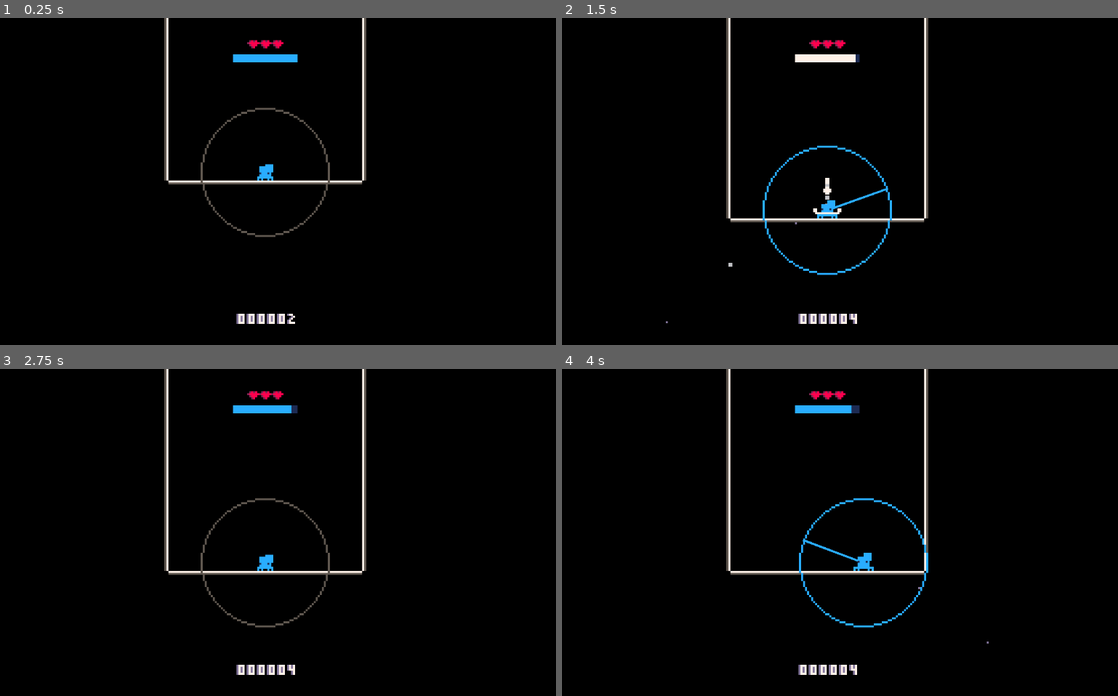
Above: before the commit, frames 1-4 (two rows, left to right).
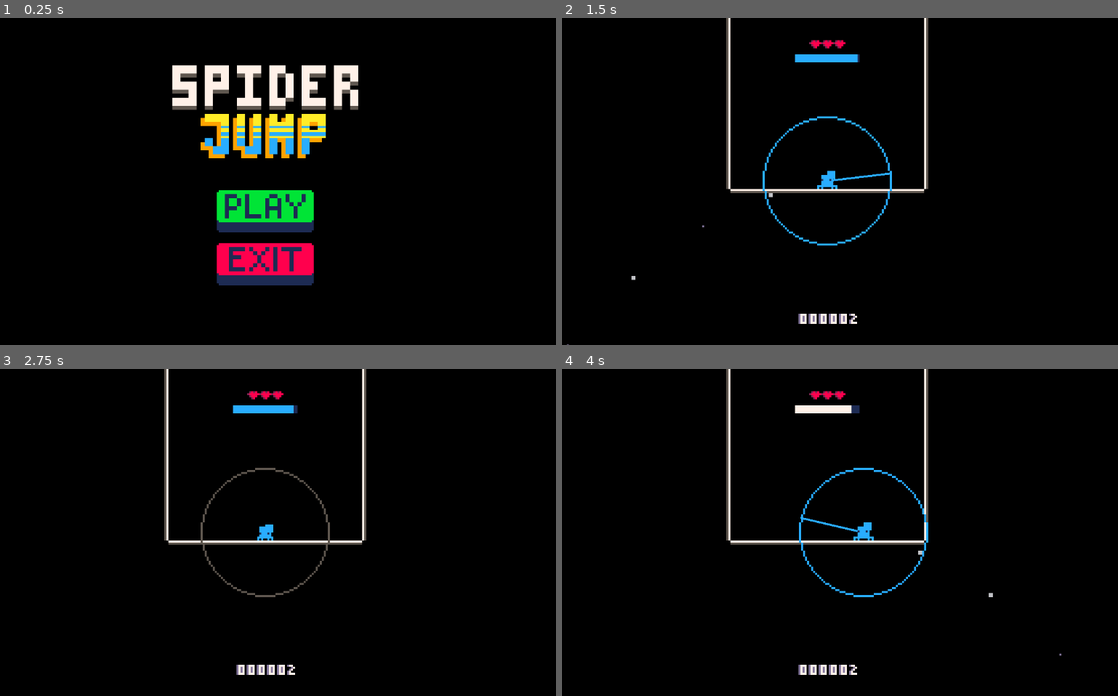
Above: after the commit, the same moments.

Repository: Flamenccio/spider-jump
Game: Godot game, scene res://scenes/main_menu.tscn
Same seed, same stepped clock (60 frames per second), same inputs: the game is played once before the commit and once after it. Before the commit the project starts from res://scenes/game.tscn. The engine's default icon, where the game draws it, is replaced by a stand-in: a white triangle on a blue panel in a dark square.
Inputs (mouse positions are in pixels of both pictures, inside the frame that each line leads up to):
- Up to frame 1 (0.25 s): no input
- Up to frame 2 (1.5 s): click (828, 210) at 0.52 s; tap Enter at 1.25 s; move the mouse to (956, 165) at 1.27 s; press the mouse at (956, 165) at 1.28 s; hold D (move_right) from 1.28 s (still down)
- Up to frame 3 (2.75 s): release D (move_right) at 2 s; release the mouse at (394, 516) at 2 s; drag from (150, 548) to (266, 424) at 2.02 s
- Up to frame 4 (4 s): move the mouse to (884, 460) at 2.77 s; hold D (move_right) 2.78-3.5 s; tap Delete at 2.85 s; drag from (795, 597) to (650, 483) at 3.52 s

The runs differ from the first frame. In frame 1, 12% of the frame differs, in the area x 29-66%, y 0-94%; in frame 2, 2.8%; in frame 3, 2.1%; in frame 4, 2.6%.

Commit message:
make title screen

Diff:
--- a/project.godot
+++ b/project.godot
@@ -11,8 +11,8 @@
 [application]
 
 config/name="spider-jump"
-run/main_scene="uid://c3vqs430qpt8w"
-config/features=PackedStringArray("4.4", "Mobile")
+run/main_scene="uid://ive8w8v858du"
+config/features=PackedStringArray("4.5", "Mobile")
 config/icon="res://sprites/icon.svg"
 
 [autoload]
--- a/resources/default_loot_box.tres
+++ b/resources/default_loot_box.tres
@@ -64,7 +64,6 @@
 script = ExtResource("1_uehea")
 loot_item = ExtResource("16_6mj5w")
 loot_chance = 0.354573
-minimum_level = 0
 metadata/_custom_type_script = "uid://bc3fsl7qhsokp"
 
 [resource]
--- a/resources/items/yumfly.tres
+++ b/resources/items/yumfly.tres
@@ -94,8 +94,6 @@
 [resource]
 script = ExtResource("1_wgnf6")
 item_id = "yum_fly"
-sprites = Array[Texture2D]([])
 sprite_frames = Array[SpriteFrames]([SubResource("SpriteFrames_4cg67"), SubResource("SpriteFrames_hmm55")])
 collision_shape = ExtResource("1_28nu7")
-is_powerup = false
 metadata/_custom_type_script = "uid://dp5tc34634vtw"
--- a/resources/powerups/antibug.tres
+++ b/resources/powerups/antibug.tres
@@ -12,7 +12,6 @@
 script = ExtResource("1_30a3b")
 item_id = "antibug"
 sprites = Array[Texture2D]([SubResource("AtlasTexture_ih772")])
-sprite_frames = Array[SpriteFrames]([])
 collision_shape = ExtResource("1_nu1u1")
 is_powerup = true
 metadata/_custom_type_script = "uid://dp5tc34634vtw"
--- a/resources/powerups/blinkfly.tres
+++ b/resources/powerups/blinkfly.tres
@@ -12,7 +12,6 @@
 script = ExtResource("1_5fx6i")
 item_id = "blinkfly"
 sprites = Array[Texture2D]([SubResource("AtlasTexture_ih772")])
-sprite_frames = Array[SpriteFrames]([])
 collision_shape = ExtResource("1_o76xi")
 is_powerup = true
 metadata/_custom_type_script = "uid://dp5tc34634vtw"
--- a/resources/powerups/bubblebee.tres
+++ b/resources/powerups/bubblebee.tres
@@ -12,7 +12,6 @@
 script = ExtResource("1_sgsw8")
 item_id = "bubblebee"
 sprites = Array[Texture2D]([SubResource("AtlasTexture_ih772")])
-sprite_frames = Array[SpriteFrames]([])
 collision_shape = ExtResource("1_1dprt")
 is_powerup = true
 metadata/_custom_type_script = "uid://dp5tc34634vtw"
--- a/resources/powerups/heavy_beetle.tres
+++ b/resources/powerups/heavy_beetle.tres
@@ -12,7 +12,6 @@
 script = ExtResource("1_ochsh")
 item_id = "heavy_beetle"
 sprites = Array[Texture2D]([SubResource("AtlasTexture_ih772")])
-sprite_frames = Array[SpriteFrames]([])
 collision_shape = ExtResource("1_iifr2")
 is_powerup = true
 metadata/_custom_type_script = "uid://dp5tc34634vtw"
--- a/resources/powerups/hopperpop.tres
+++ b/resources/powerups/hopperpop.tres
@@ -12,7 +12,6 @@
 script = ExtResource("1_w85bi")
 item_id = "hopperpop"
 sprites = Array[Texture2D]([SubResource("AtlasTexture_0okvd")])
-sprite_frames = Array[SpriteFrames]([])
 collision_shape = ExtResource("1_k2q6a")
 is_powerup = true
 metadata/_custom_type_script = "uid://dp5tc34634vtw"
--- a/resources/powerups/hoverfly.tres
+++ b/resources/powerups/hoverfly.tres
@@ -12,7 +12,6 @@
 script = ExtResource("1_h4nem")
 item_id = "hoverfly"
 sprites = Array[Texture2D]([SubResource("AtlasTexture_ih772")])
-sprite_frames = Array[SpriteFrames]([])
 collision_shape = ExtResource("1_0u0un")
 is_powerup = true
 metadata/_custom_type_script = "uid://dp5tc34634vtw"
--- a/resources/powerups/super_grub.tres
+++ b/resources/powerups/super_grub.tres
@@ -12,7 +12,6 @@
 script = ExtResource("1_ccifi")
 item_id = "super_grub"
 sprites = Array[Texture2D]([SubResource("AtlasTexture_ih772")])
-sprite_frames = Array[SpriteFrames]([])
 collision_shape = ExtResource("1_slxd3")
 is_powerup = true
 metadata/_custom_type_script = "uid://dp5tc34634vtw"
--- a/scenes/game.tscn
+++ b/scenes/game.tscn
@@ -37,7 +37,6 @@
 script = ExtResource("11_bhx41")
 decoration_name = "level_up_platform"
 scene = ExtResource("12_qnb83")
-difficulty_level = 0
 metadata/_custom_type_script = "uid://bysji3wvke32e"
 
 [sub_resource type="AtlasTexture" id="AtlasTexture_suyxu"]
--- a/scenes/level_builder.tscn
+++ b/scenes/level_builder.tscn
@@ -119,7 +119,6 @@
 script = ExtResource("5_1jlcl")
 packed_scene = ExtResource("4_jfcp0")
 local_position = Vector2(-36, -48)
-local_rotation = 0.0
 local_properties = {
 "loot_table": ExtResource("7_6t8vq")
 }
@@ -128,7 +127,6 @@
 script = ExtResource("5_1jlcl")
 packed_scene = ExtResource("4_jfcp0")
 local_position = Vector2(28, -48)
-local_rotation = 0.0
 local_properties = {
 "loot_table": ExtResource("7_6t8vq")
 }
@@ -137,7 +135,6 @@
 script = ExtResource("5_1jlcl")
 packed_scene = ExtResource("4_jfcp0")
 local_position = Vector2(-4, -87)
-local_rotation = 0.0
 local_properties = {
 "loot_table": ExtResource("7_6t8vq")
 }
@@ -146,7 +143,6 @@
 script = ExtResource("5_1jlcl")
 packed_scene = ExtResource("4_jfcp0")
 local_position = Vector2(-28, -127)
-local_rotation = 0.0
 local_properties = {
 "loot_table": ExtResource("7_6t8vq")
 }
@@ -155,7 +151,6 @@
 script = ExtResource("5_1jlcl")
 packed_scene = ExtResource("4_jfcp0")
 local_position = Vector2(4, -166)
-local_rotation = 0.0
 local_properties = {
 "loot_table": ExtResource("7_6t8vq")
 }
@@ -164,7 +159,6 @@
 script = ExtResource("5_1jlcl")
 packed_scene = ExtResource("4_jfcp0")
 local_position = Vector2(-36, -206)
-local_rotation = 0.0
 local_properties = {
 "loot_table": ExtResource("7_6t8vq")
 }
@@ -173,7 +167,6 @@
 script = ExtResource("5_1jlcl")
 packed_scene = ExtResource("4_jfcp0")
 local_position = Vector2(28, -206)
-local_rotation = 0.0
 local_properties = {
 "loot_table": ExtResource("7_6t8vq")
 }
@@ -182,7 +175,6 @@
 script = ExtResource("5_1jlcl")
 packed_scene = ExtResource("4_jfcp0")
 local_position = Vector2(-4, -246)
-local_rotation = 0.0
 local_properties = {
 "loot_table": ExtResource("7_6t8vq")
 }
@@ -191,7 +183,6 @@
 script = ExtResource("5_1jlcl")
 packed_scene = ExtResource("4_jfcp0")
 local_position = Vector2(-28, -286)
-local_rotation = 0.0
 local_properties = {
 "loot_table": ExtResource("7_6t8vq")
 }
@@ -200,7 +191,6 @@
 script = ExtResource("5_1jlcl")
 packed_scene = ExtResource("4_jfcp0")
 local_position = Vector2(36, -286)
-local_rotation = 0.0
 local_properties = {
 "loot_table": ExtResource("7_6t8vq")
 }
@@ -209,7 +199,6 @@
 script = ExtResource("5_1jlcl")
 packed_scene = ExtResource("4_jfcp0")
 local_position = Vector2(4, -326)
-local_rotation = 0.0
 local_properties = {
 "loot_table": ExtResource("7_6t8vq")
 }
@@ -218,7 +207,6 @@
 script = ExtResource("5_1jlcl")
 packed_scene = ExtResource("4_jfcp0")
 local_position = Vector2(36, -127)
-local_rotation = 0.0
 local_properties = {
 "loot_table": ExtResource("7_6t8vq")
 }
--- /dev/null
+++ b/scenes/main_menu.tscn
@@ -0,0 +1,108 @@
+[gd_scene load_steps=11 format=3 uid="uid://ive8w8v858du"]
+
+[ext_resource type="Script" uid="uid://sfl4mrieo753" path="res://scripts/ui/main_menu.gd" id="1_bqqt6"]
+[ext_resource type="Texture2D" uid="uid://dp2wmxagsoqx3" path="res://sprites/title_screen_elements-Sheet.png" id="1_l6cm7"]
+[ext_resource type="Texture2D" uid="uid://dbs0f2vbqjyh3" path="res://sprites/title_screen_buttons.png" id="2_ekxnf"]
+
+[sub_resource type="AtlasTexture" id="AtlasTexture_rtw2f"]
+atlas = ExtResource("2_ekxnf")
+region = Rect2(64, 0, 48, 21)
+
+[sub_resource type="AtlasTexture" id="AtlasTexture_oa1go"]
+atlas = ExtResource("2_ekxnf")
+region = Rect2(64, 64, 48, 21)
+
+[sub_resource type="AtlasTexture" id="AtlasTexture_tbmy8"]
+atlas = ExtResource("2_ekxnf")
+region = Rect2(64, 32, 48, 21)
+
+[sub_resource type="AtlasTexture" id="AtlasTexture_bqqt6"]
+atlas = ExtResource("2_ekxnf")
+region = Rect2(112, 0, 48, 21)
+
+[sub_resource type="AtlasTexture" id="AtlasTexture_wu84c"]
+atlas = ExtResource("2_ekxnf")
+region = Rect2(112, 64, 48, 21)
+
+[sub_resource type="AtlasTexture" id="AtlasTexture_8ln24"]
+atlas = ExtResource("2_ekxnf")
+region = Rect2(112, 32, 48, 21)
+
+[sub_resource type="AtlasTexture" id="AtlasTexture_ekxnf"]
+atlas = ExtResource("1_l6cm7")
+region = Rect2(0, 0, 92, 46)
+
+[node name="MainMenu" type="Control"]
+layout_mode = 3
+anchors_preset = 15
+anchor_right = 1.0
+anchor_bottom = 1.0
+grow_horizontal = 2
+grow_vertical = 2
+script = ExtResource("1_bqqt6")
+
+[node name="ExitButton" type="TextureButton" parent="."]
+layout_mode = 1
+anchors_preset = 8
+anchor_left = 0.5
+anchor_top = 0.5
+anchor_right = 0.5
+anchor_bottom = 0.5
+offset_left = -24.0
+offset_top = 152.0
+offset_right = 24.0
+offset_bottom = 173.0
+grow_horizontal = 2
+grow_vertical = 2
+scale = Vector2(4, 4)
+pivot_offset = Vector2(24, 10)
+texture_normal = SubResource("AtlasTexture_rtw2f")
+texture_pressed = SubResource("AtlasTexture_oa1go")
+texture_hover = SubResource("AtlasTexture_tbmy8")
+
+[node name="PlayButton" type="TextureButton" parent="."]
+layout_mode = 1
+anchors_preset = 8
+anchor_left = 0.5
+anchor_top = 0.5
+anchor_right = 0.5
+anchor_bottom = 0.5
+offset_left = -24.0
+offset_top = 47.0
+offset_right = 24.0
+offset_bottom = 68.0
+grow_horizontal = 2
+grow_vertical = 2
+scale = Vector2(4, 4)
+pivot_offset = Vector2(24, 10)
+texture_normal = SubResource("AtlasTexture_bqqt6")
+texture_pressed = SubResource("AtlasTexture_wu84c")
+texture_hover = SubResource("AtlasTexture_8ln24")
+
+[node name="TitleSprite" type="TextureRect" parent="."]
+layout_mode = 1
+anchors_preset = 8
+anchor_left = 0.5
+anchor_top = 0.5
+anchor_right = 0.5
+anchor_bottom = 0.5
+offset_left = -46.0
+offset_top = -161.0
+offset_right = 46.0
+offset_bottom = -115.0
+grow_horizontal = 2
+grow_vertical = 2
+scale = Vector2(4, 4)
+pivot_offset = Vector2(46, 23)
+texture = SubResource("AtlasTexture_ekxnf")
+
+[node name="SecretButton" type="TextureButton" parent="."]
+layout_mode = 0
+offset_left = 392.0
+offset_top = 36.0
+offset_right = 760.0
+offset_bottom = 220.0
+button_mask = 2
+
+[connection signal="pressed" from="ExitButton" to="." method="_quit_game"]
+[connection signal="pressed" from="PlayButton" to="." method="_load_arcade"]
--- /dev/null
+++ b/scripts/ui/main_menu.gd
@@ -0,0 +1,13 @@
+extends Control
+
+const ARCADE_GAME_UID = "uid://c3vqs430qpt8w"
+
+func _load_arcade() -> void:
+	var path = ResourceUID.uid_to_path(ARCADE_GAME_UID)
+	if get_tree().change_scene_to_file(path) != OK:
+		push_error("main menu: something went wrong!")
+
+
+func _quit_game() -> void:
+	get_tree().root.propagate_notification(NOTIFICATION_WM_CLOSE_REQUEST)
+	get_tree().quit()
--- a/state_machines/player.tres
+++ b/state_machines/player.tres
@@ -75,8 +75,6 @@
 script = ExtResource("5_6y1cm")
 from = "Entry"
 to = "Hover"
-conditions = {}
-priority = 0
 
 [sub_resource type="Resource" id="Resource_acxwh"]
 script = ExtResource("4_gbx1n")
@@ -91,12 +89,9 @@
 conditions = {
 "powerup": SubResource("Resource_acxwh")
 }
-priority = 0
 
 [sub_resource type="Resource" id="Resource_cu227"]
 script = ExtResource("3_10p3u")
-value = false
-comparation = 0
 name = "flying"
 
 [sub_resource type="Resource" id="Resource_okt1n"]
@@ -106,7 +101,6 @@
 conditions = {
 "flying": SubResource("Resource_cu227")
 }
-priority = 0
 
 [sub_resource type="Resource" id="Resource_kxcq3"]
 script = ExtResource("4_gbx1n")
@@ -121,12 +115,10 @@
 conditions = {
 "powerup": SubResource("Resource_kxcq3")
 }
-priority = 0
 
 [sub_resource type="Resource" id="Resource_t0krm"]
 script = ExtResource("3_10p3u")
 value = true
-comparation = 0
 name = "flying"
 
 [sub_resource type="Resource" id="Resource_or4rm"]
@@ -136,7 +128,6 @@
 conditions = {
 "flying": SubResource("Resource_t0krm")
 }
-priority = 0
 
 [sub_resource type="Resource" id="Resource_v7luo"]
 script = ExtResource("1_ridqv")
@@ -165,7 +156,6 @@
 [sub_resource type="Resource" id="Resource_10p3u"]
 script = ExtResource("4_gbx1n")
 value = "none"
-comparation = 0
 name = "powerup"
 
 [sub_resource type="Resource" id="Resource_pv58n"]
@@ -175,12 +165,10 @@
 conditions = {
 "powerup": SubResource("Resource_10p3u")
 }
-priority = 0
 
 [sub_resource type="Resource" id="Resource_cydmp"]
 script = ExtResource("4_gbx1n")
 value = "hoverfly"
-comparation = 0
 name = "powerup"
 
 [sub_resource type="Resource" id="Resource_jai2h"]
@@ -190,14 +178,11 @@
 conditions = {
 "powerup": SubResource("Resource_cydmp")
 }
-priority = 0
 
 [sub_resource type="Resource" id="Resource_7okp4"]
 script = ExtResource("5_6y1cm")
 from = "Hoverfly"
 to = "Exit"
-conditions = {}
-priority = 0
 
 [sub_resource type="Resource" id="Resource_dgmrv"]
 script = ExtResource("1_ridqv")
@@ -220,20 +205,16 @@
 
 [sub_resource type="Resource" id="Resource_gl8cc"]
 script = ExtResource("3_10p3u")
-value = false
-comparation = 0
 name = "aim"
 
 [sub_resource type="Resource" id="Resource_t4otl"]
 script = ExtResource("4_gbx1n")
 value = "air"
-comparation = 0
 name = "ground_type"
 
 [sub_resource type="Resource" id="Resource_md1ol"]
 script = ExtResource("3_10p3u")
 value = true
-comparation = 0
 name = "jump"
 
 [sub_resource type="Resource" id="Resource_a38lo"]
@@ -245,18 +226,13 @@
 "ground_type": SubResource("Resource_t4otl"),
 "jump": SubResource("Resource_md1ol")
 }
-priority = 0
 
 [sub_resource type="Resource" id="Resource_bj30b"]
 script = ExtResource("3_10p3u")
-value = false
-comparation = 0
 name = "aim"
 
 [sub_resource type="Resource" id="Resource_hax0n"]
 script = ExtResource("3_10p3u")
-value = false
-comparation = 0
 name = "jump"
 
 [sub_resource type="Resource" id="Resource_jc3p3"]
@@ -267,12 +243,10 @@
 "aim": SubResource("Resource_bj30b"),
 "jump": SubResource("Resource_hax0n")
 }
-priority = 0
 
 [sub_resource type="Resource" id="Resource_g5jhy"]
 script = ExtResource("3_10p3u")
 value = true
-comparation = 0
 name = "ko"
 
 [sub_resource type="Resource" id="Resource_holxr"]
@@ -282,7 +256,6 @@
 conditions = {
 "ko": SubResource("Resource_g5jhy")
 }
-priority = 0
 
 [sub_resource type="Resource" id="Resource_1o3xr"]
 script = ExtResource("4_gbx1n")
@@ -297,12 +270,9 @@
 conditions = {
 "powerup": SubResource("Resource_1o3xr")
 }
-priority = 0
 
 [sub_resource type="Resource" id="Resource_giy8y"]
 script = ExtResource("3_10p3u")
-value = false
-comparation = 0
 name = "climb"
 
 [sub_resource type="Resource" id="Resource_fdfoy"]
@@ -312,7 +282,6 @@
 conditions = {
 "climb": SubResource("Resource_giy8y")
 }
-priority = 0
 
 [sub_resource type="Resource" id="Resource_gsat8"]
 script = ExtResource("4_gbx1n")
@@ -327,12 +296,10 @@
 conditions = {
 "powerup": SubResource("Resource_gsat8")
 }
-priority = 0
 
 [sub_resource type="Resource" id="Resource_pf23h"]
 script = ExtResource("3_10p3u")
 value = true
-comparation = 0
 name = "aim"
 
 [sub_resource type="Resource" id="Resource_dt7fs"]
@@ -349,12 +316,10 @@
 "aim": SubResource("Resource_pf23h"),
 "ground_type": SubResource("Resource_dt7fs")
 }
-priority = 0
 
 [sub_resource type="Resource" id="Resource_cs1tg"]
 script = ExtResource("3_10p3u")
 value = true
-comparation = 0
 name = "climb"
 
 [sub_resource type="Resource" id="Resource_2dvfe"]
@@ -364,12 +329,10 @@
 conditions = {
 "climb": SubResource("Resource_cs1tg")
 }
-priority = 0
 
 [sub_resource type="Resource" id="Resource_wnwbv"]
 script = ExtResource("4_gbx1n")
 value = "air"
-comparation = 0
 name = "ground_type"
 
 [sub_resource type="Resource" id="Resource_i4ail"]
@@ -379,12 +342,9 @@
 conditions = {
 "ground_type": SubResource("Resource_wnwbv")
 }
-priority = 0
 
 [sub_resource type="Resource" id="Resource_wqfne"]
 script = ExtResource("3_10p3u")
-value = false
-comparation = 0
 name = "crawl"
 
 [sub_resource type="Resource" id="Resource_60mlk"]
@@ -394,12 +354,10 @@
 conditions = {
 "crawl": SubResource("Resource_wqfne")
 }
-priority = 0
 
 [sub_resource type="Resource" id="Resource_mx1m4"]
 script = ExtResource("3_10p3u")
 value = true
-comparation = 0
 name = "ko"
 
 [sub_resource type="Resource" id="Resource_4gjji"]
@@ -409,7 +367,6 @@
 conditions = {
 "ko": SubResource("Resource_mx1m4")
 }
-priority = 0
 
 [sub_resource type="Resource" id="Resource_f6uty"]
 script = ExtResource("4_gbx1n")
@@ -424,25 +381,20 @@
 conditions = {
 "powerup": SubResource("Resource_f6uty")
 }
-priority = 0
 
 [sub_resource type="Resource" id="Resource_oprun"]
 script = ExtResource("5_6y1cm")
 from = "Entry"
 to = "Idle"
-conditions = {}
-priority = 0
 
 [sub_resource type="Resource" id="Resource_c6blh"]
 script = ExtResource("3_10p3u")
 value = true
-comparation = 0
 name = "aim"
 
 [sub_resource type="Resource" id="Resource_niqx1"]
 script = ExtResource("3_10p3u")
 value = true
-comparation = 0
 name = "bubble"
 
 [sub_resource type="Resource" id="Resource_tvwt6"]
@@ -453,7 +405,6 @@
 "aim": SubResource("Resource_c6blh"),
 "bubble": SubResource("Resource_niqx1")
 }
-priority = 0
 
 [sub_resource type="Resource" id="Resource_487ah"]
 script = ExtResource("4_gbx1n")
@@ -468,12 +419,10 @@
 conditions = {
 "ground_type": SubResource("Resource_487ah")
 }
-priority = 0
 
 [sub_resource type="Resource" id="Resource_u2ulf"]
 script = ExtResource("3_10p3u")
 value = true
-comparation = 0
 name = "ko"
 
 [sub_resource type="Resource" id="Resource_6e8lb"]
@@ -483,7 +432,6 @@
 conditions = {
 "ko": SubResource("Resource_u2ulf")
 }
-priority = 0
 
 [sub_resource type="Resource" id="Resource_k0xlr"]
 script = ExtResource("4_gbx1n")
@@ -498,12 +446,10 @@
 conditions = {
 "powerup": SubResource("Resource_k0xlr")
 }
-priority = 0
 
 [sub_resource type="Resource" id="Resource_l71n6"]
 script = ExtResource("3_10p3u")
 value = true
-comparation = 0
 name = "aim"
 
 [sub_resource type="Resource" id="Resource_ke2ow"]
@@ -520,12 +466,10 @@
 "aim": SubResource("Resource_l71n6"),
 "ground_type": SubResource("Resource_ke2ow")
 }
-priority = 0
 
 [sub_resource type="Resource" id="Resource_ujl30"]
 script = ExtResource("3_10p3u")
 value = true
-comparation = 0
 name = "crawl"
 
 [sub_resource type="Resource" id="Resource_qfm1y"]
@@ -540,7 +484,6 @@
 [sub_resource type="Resource" id="Resource_31cv2"]
 script = ExtResource("4_gbx1n")
 value = "air"
-comparation = 0
 name = "ground_type"
 
 [sub_resource type="Resource" id="Resource_fulsm"]
@@ -550,12 +493,10 @@
 conditions = {
 "ground_type": SubResource("Resource_31cv2")
 }
-priority = 0
 
 [sub_resource type="Resource" id="Resource_2gdjj"]
 script = ExtResource("3_10p3u")
 value = true
-comparation = 0
 name = "ko"
 
 [sub_resource type="Resource" id="Resource_sc3ue"]
@@ -565,7 +506,6 @@
 conditions = {
 "ko": SubResource("Resource_2gdjj")
 }
-priority = 0
 
 [sub_resource type="Resource" id="Resource_8e3hu"]
 script = ExtResource("4_gbx1n")
@@ -580,12 +520,9 @@
 conditions = {
 "powerup": SubResource("Resource_8e3hu")
 }
-priority = 0
 
 [sub_resource type="Resource" id="Resource_lxlsd"]
 script = ExtResource("3_10p3u")
-value = false
-comparation = 0
 name = "ko"
 
 [sub_resource type="Resource" id="Resource_ha2mi"]
@@ -595,14 +532,11 @@
 conditions = {
 "ko": SubResource("Resource_lxlsd")
 }
-priority = 0
 
 [sub_resource type="Resource" id="Resource_frv0a"]
 script = ExtResource("5_6y1cm")
 from = "Powerup"
 to = "Fall"
-conditions = {}
-priority = 0
 
 [resource]
 script = ExtResource("1_ridqv")
@@ -658,4 +592,3 @@
 "Fall": SubResource("Resource_frv0a")
 }
 }
-name = ""
Not shown, added: scripts/ui/main_menu.gd.uid
Binary file added: sprites/title_screen_buttons.png
Not shown, added: sprites/title_screen_buttons.png.import
Binary file added: sprites/title_screen_elements-Sheet.png
Not shown, added: sprites/title_screen_elements-Sheet.png.import
